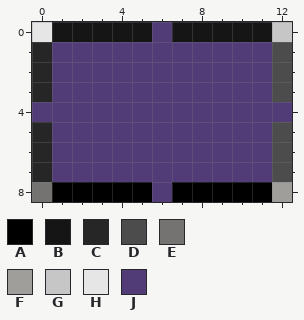
A pixel-art sprite gets an edit: RogueLike/graphics/rooms.png. This is how it looked before the edit.
The file is 13x9 pixels.
Palette (. is transparent): A #000000  B #151515  C #262626  D #4c4c4c  E #747371  F #a09e9b  G #c6c6c6  H #e6e6e6  J #513c77
Pixels before, first column x 0:
0 HBBBBBJBBBBBG
1 CJJJJJJJJJJJD
2 CJJJJJJJJJJJD
3 CJJJJJJJJJJJD
4 JJJJJJJJJJJJJ
5 CJJJJJJJJJJJD
6 CJJJJJJJJJJJD
7 CJJJJJJJJJJJD
8 EAAAAAJAAAAAF
After the commit:
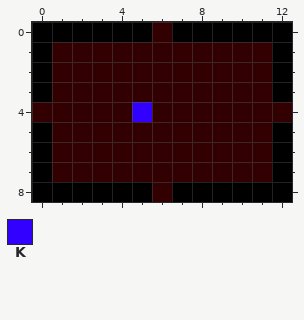
Colours new in this view: K #3200ff
Edits made:
Colour J changes from #513c77 to #320000.
Colour B gives way to colour A in row 0 at x 1 to 5 and 7 to 11.
Colour C gives way to colour A in rows 1 to 3 at x 0; in rows 5 to 7 at x 0.
Colour D gives way to colour A in rows 1 to 3 at x 12; in rows 5 to 7 at x 12.
Colour E gives way to colour A in row 8 at x 0.
Colour F gives way to colour A in row 8 at x 12.
Colour G gives way to colour A in row 0 at x 12.
Colour H gives way to colour A in row 0 at x 0.
Colour J gives way to colour K in row 4 at x 5.
Changed places in both pictures, as pixel boxes (x1, y1, x2, y2):
changed: (32, 22, 292, 202)
